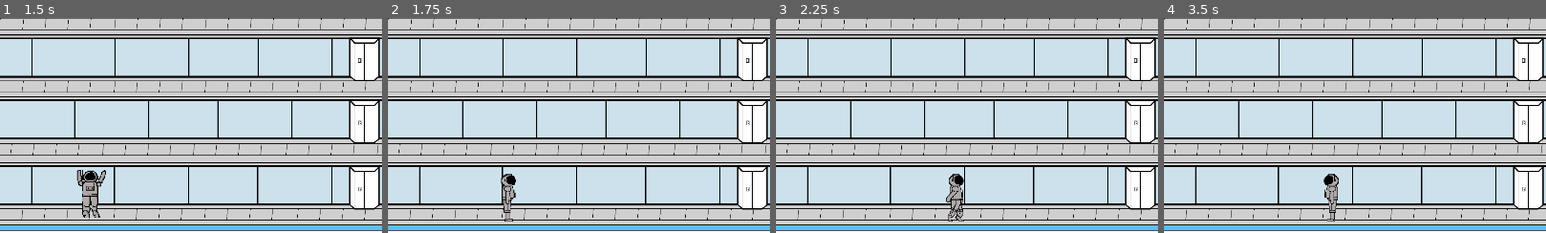
Above: before the commit, frames 1-4 (left to right).
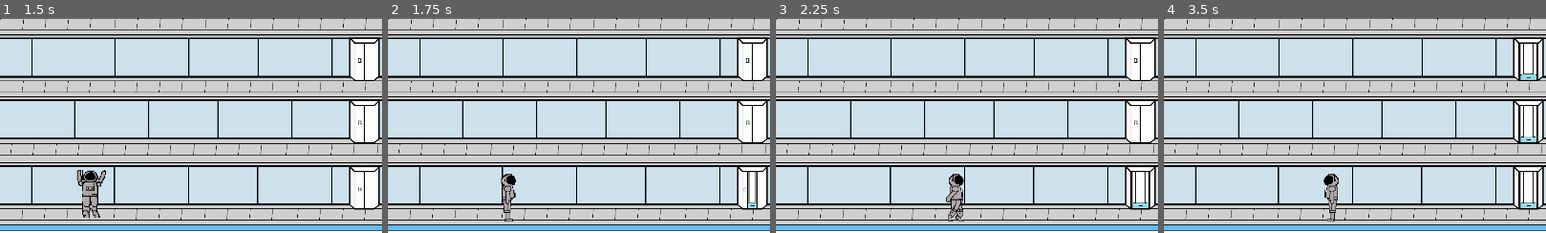
Above: after the commit, the same moments.

Repository: GrIdL0cKz/Space-Game
Game: Godot game, scene res://scenes/main.tscn
The game is run twice, just before and just after one commit, with the same random seed, the same clock (stepped at 60 frames per second) and the same inputs.
Inputs (mouse positions are % of the whole screen's width and height, from its top left):
- Up to frame 1 (1.5 s): click "Play" at 0.5 s; tap Enter (ui_accept) at 1.25 s; move the mouse to (57, 56) at 1.27 s; hold Right (ui_right) from 1.28 s (still down); click (57, 56) at 1.42 s
- Up to frame 2 (1.75 s): keep holding Right (ui_right); tap Enter (ui_accept) at 1.52 s
- Up to frame 3 (2.25 s): keep holding Right (ui_right); move the mouse to (57, 40) at 2.02 s; click (57, 40) at 2.17 s
- Up to frame 4 (3.5 s): tap Enter (ui_accept) at 2.27 s; move the mouse to (57, 26) at 2.77 s; release Right (ui_right) at 2.78 s; hold Left (ui_left) from 2.78 s (still down); click (57, 26) at 2.92 s
The pictures show only the part of the screen within x 10-60%, y 16-66%; the shares and areas given below are measured in that part.

Frame 1 is identical in both runs. In frame 2, 0.3% of the frame differs, in the area x 93-97%, y 71-89%; in frame 3, 0.4%; in frame 4, 1.3%, in the area x 92-98%, y 12-89%.

Commit message:
pop floor view

Diff:
--- a/actors/entities/player.tscn
+++ b/actors/entities/player.tscn
@@ -265,6 +265,7 @@
 }
 
 [node name="Player" type="CharacterBody2D"]
+collision_layer = 2
 script = ExtResource("1_b73v4")
 
 [node name="CanvasLayer" type="CanvasLayer" parent="."]
--- a/actors/objects/Elevator.gd
+++ b/actors/objects/Elevator.gd
@@ -21,3 +21,10 @@
 		is_open = !is_open
 
 		elevator_press.emit()
+
+
+func _on_area_2d_body_entered(body):
+	if is_open:
+		var i = load('res://actors/ui/popups/ElevatorFloorSelectView.tscn').instantiate()
+
+		ManagerGame.global_player_ui_ref.pop_to_ui(i)
--- a/actors/objects/Elevator.tscn
+++ b/actors/objects/Elevator.tscn
@@ -46,8 +46,10 @@
 
 [sub_resource type="RectangleShape2D" id="RectangleShape2D_xv3uo"]
 
+[sub_resource type="RectangleShape2D" id="RectangleShape2D_4enjq"]
+size = Vector2(48, 76)
+
 [node name="Elevator" type="Area2D"]
-collision_layer = 256
 collision_mask = 0
 script = ExtResource("1_3glk3")
 
@@ -60,4 +62,13 @@
 position = Vector2(-14, 12)
 shape = SubResource("RectangleShape2D_xv3uo")
 
+[node name="Area2D" type="Area2D" parent="."]
+collision_mask = 2
+input_pickable = false
+
+[node name="CollisionShape2D" type="CollisionShape2D" parent="Area2D"]
+position = Vector2(0, 19)
+shape = SubResource("RectangleShape2D_4enjq")
+
 [connection signal="input_event" from="." to="." method="_on_input_event"]
+[connection signal="body_entered" from="Area2D" to="." method="_on_area_2d_body_entered"]
--- a/actors/ui/FloorDisplay.gd
+++ b/actors/ui/FloorDisplay.gd
@@ -2,3 +2,7 @@
 
 
 @export var floor_number = 1
+
+
+func _ready():
+	$Label.text = str(floor_number)
--- /dev/null
+++ b/actors/ui/popups/ElevatorFloorSelectView.gd
@@ -0,0 +1,5 @@
+extends Panel
+
+
+func _on_close_pressed():
+	get_parent().close()
--- a/actors/ui/popups/ElevatorFloorSelectView.tscn
+++ b/actors/ui/popups/ElevatorFloorSelectView.tscn
@@ -1,6 +1,7 @@
-[gd_scene load_steps=4 format=3 uid="uid://p6djvpno1ml2"]
+[gd_scene load_steps=5 format=3 uid="uid://p6djvpno1ml2"]
 
 [ext_resource type="PackedScene" uid="uid://c78rbp1smyjkj" path="res://actors/ui/popups/PopupBase.tscn" id="1_kyev6"]
+[ext_resource type="Script" path="res://actors/ui/popups/ElevatorFloorSelectView.gd" id="2_bhtip"]
 [ext_resource type="PackedScene" uid="uid://dyox771wknh24" path="res://actors/ui/FloorDisplay.tscn" id="2_v27f0"]
 
 [sub_resource type="StyleBoxFlat" id="StyleBoxFlat_773js"]
@@ -19,6 +20,7 @@
 grow_horizontal = 2
 grow_vertical = 2
 theme_override_styles/panel = SubResource("StyleBoxFlat_773js")
+script = ExtResource("2_bhtip")
 
 [node name="VBoxContainer" type="VBoxContainer" parent="Panel" index="0"]
 layout_mode = 1
@@ -26,9 +28,9 @@
 anchor_right = 1.0
 anchor_bottom = 1.0
 offset_left = 69.0
-offset_top = 45.0
+offset_top = 70.0
 offset_right = -69.0
-offset_bottom = -45.0
+offset_bottom = -20.0
 grow_horizontal = 2
 grow_vertical = 2
 
@@ -55,3 +57,17 @@
 [node name="FloorDisplay3" parent="Panel/VBoxContainer/CenterContainer/Grid" index="2" instance=ExtResource("2_v27f0")]
 layout_mode = 2
 floor_number = 3
+
+[node name="Close" type="Button" parent="Panel" index="1"]
+layout_mode = 1
+anchors_preset = 1
+anchor_left = 1.0
+anchor_right = 1.0
+offset_left = -111.0
+offset_top = 20.0
+offset_right = -23.0
+offset_bottom = 81.0
+grow_horizontal = 0
+text = "Close"
+
+[connection signal="pressed" from="Panel/Close" to="Panel" method="_on_close_pressed"]
--- a/project.godot
+++ b/project.godot
@@ -73,6 +73,11 @@
 
 pointing/emulate_touch_from_mouse=true
 
+[layer_names]
+
+2d_physics/layer_1="ElevatorArea"
+2d_physics/layer_2="PlayerBody"
+
 [rendering]
 
 renderer/rendering_method="gl_compatibility"
--- a/scenes/UI.tscn
+++ b/scenes/UI.tscn
@@ -9,6 +9,7 @@
 anchor_bottom = 1.0
 grow_horizontal = 2
 grow_vertical = 2
+mouse_filter = 2
 script = ExtResource("1_i3coy")
 
 [node name="Popups" type="CanvasLayer" parent="."]
Not shown: 1 places in actors/objects/Elevator.tscn that only renumber resources
